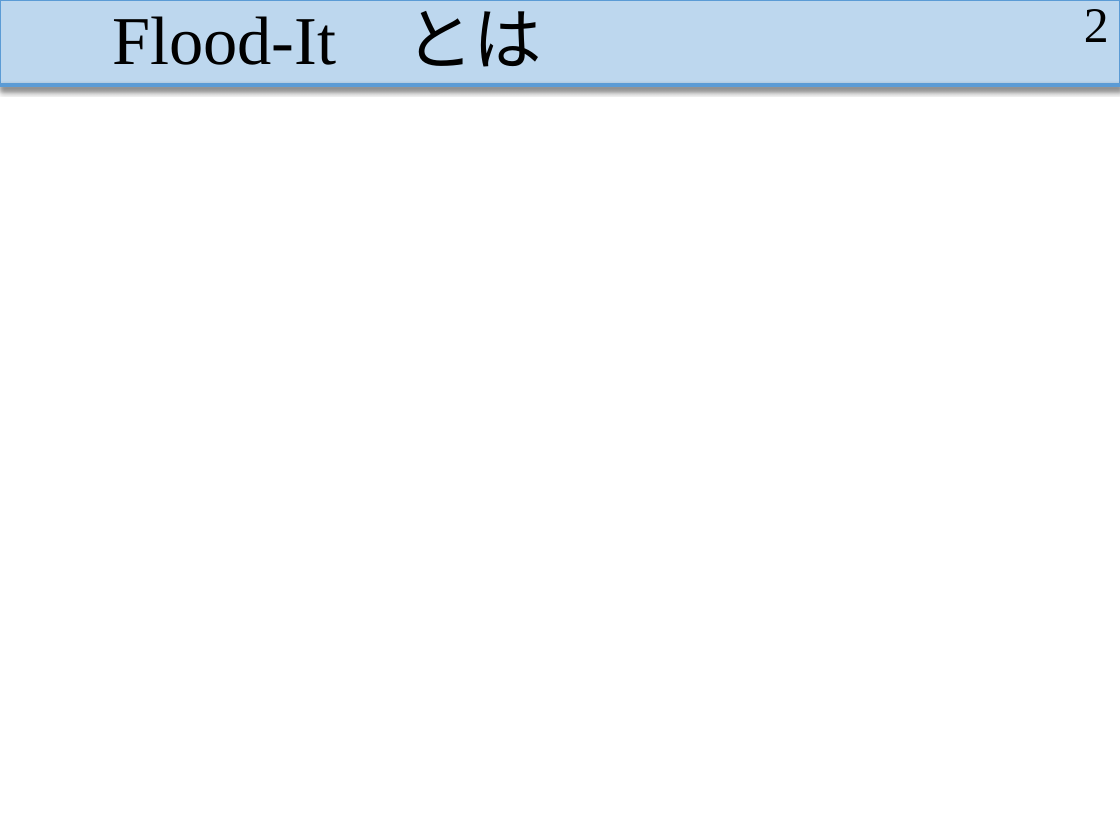
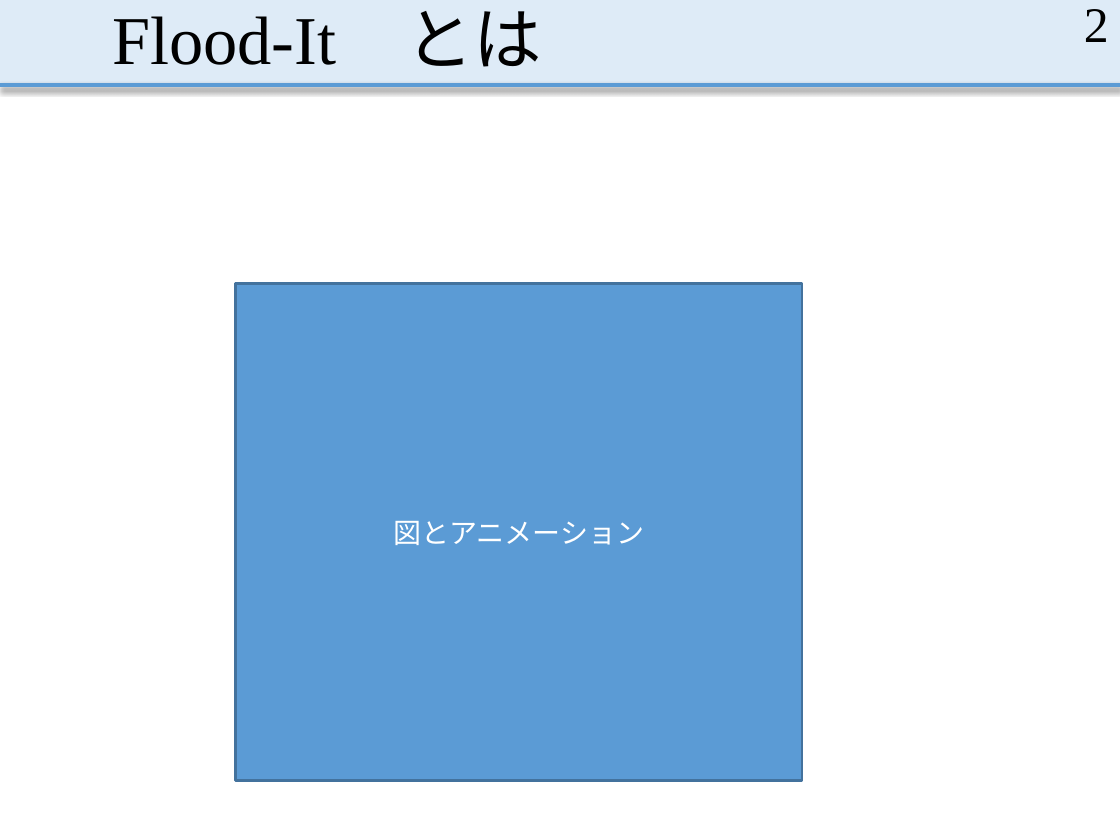
Before and after one commit to MasayaOda/SR, a slide deck: slide 2 of 中間発表.pptx. Drawn at 1120x840 pixels with LibreOffice and Linux fonts; fonts in the diff are those of the drawing; grey boxes stand for pictures. Boxes give left, top, right and bottom in pixels: in the first picture for what was removed or moved away, otherwise in the second. Text is boxed around its words. In the diff, an @@ line names an element or a change of style, - is before the commit and + after.

Commit message:
ある程度作成 Flood-Itの説明がまだ

```diff
--- a/中間発表.pptx
+++ b/中間発表.pptx
@@ rectangle at <box>0,0,1120,85</box>: fill #BDD7EE to #DEEBF7; outline #5B9BD5 1 pt to none; shadow off @@
@@ rectangle added at <box>235,283,802,781</box>, fill #5B9BD5, outline #43739E 1.5 pt, 18 pt, text #FFFFFF @@
+図とアニメーション
```
Also in this commit, not shown: 7 other slides changed.
